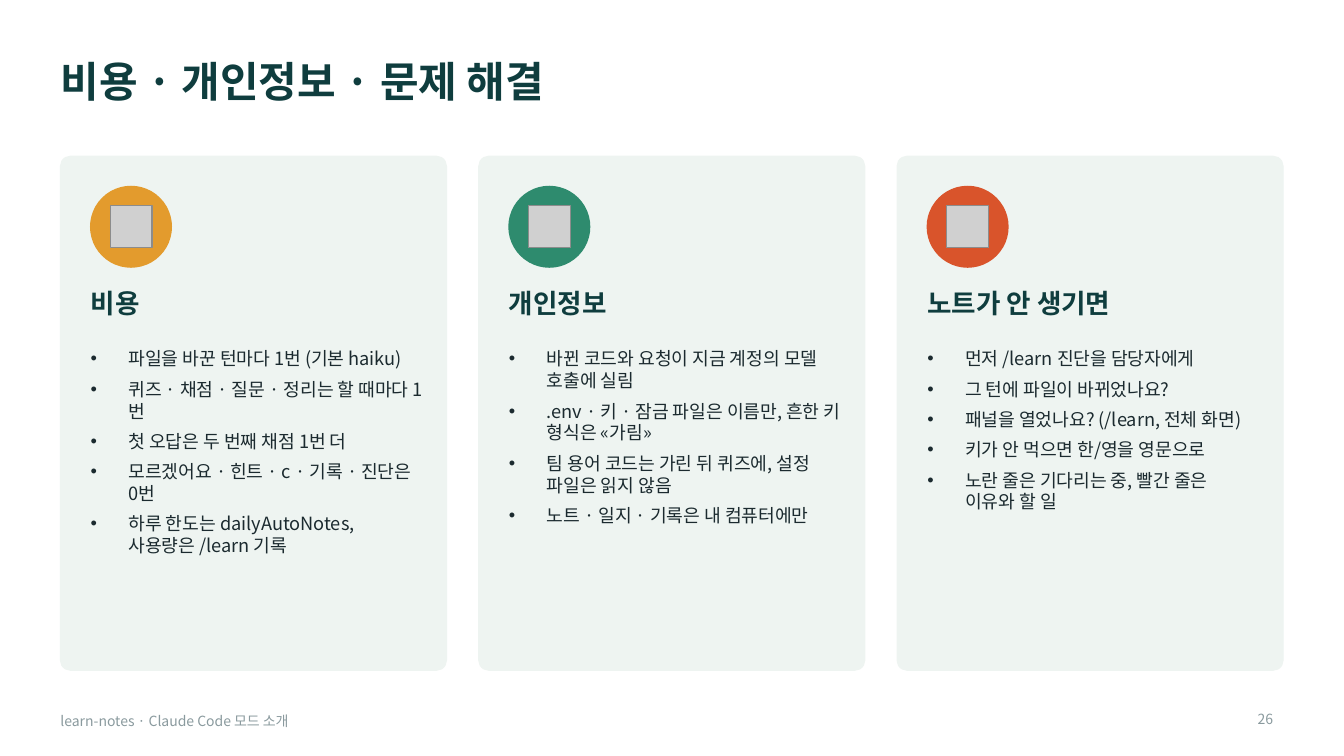
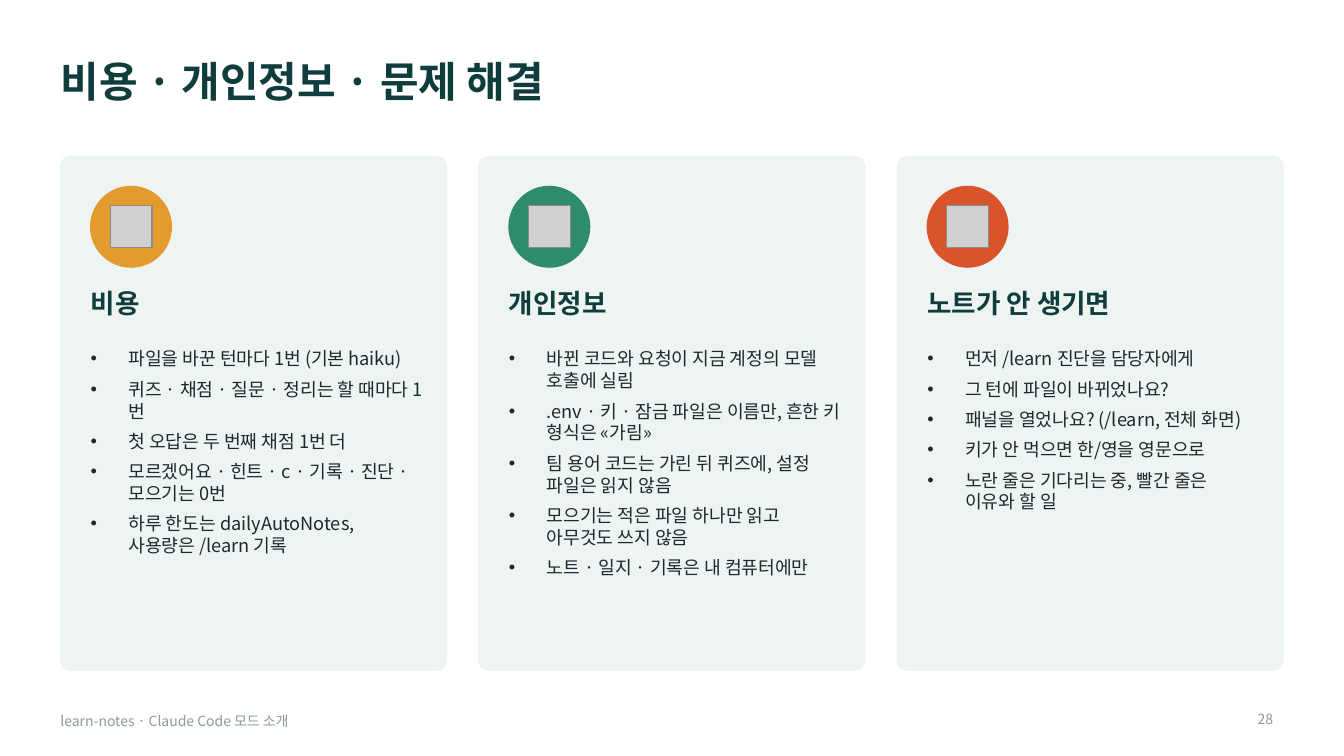
Before and after one commit to Owen-YC/learn-notes, a slide deck: slide 28 of docs/team/learn-notes-intro.pptx (slide 26 before the commit). Drawn at 1344x756 pixels with LibreOffice and Linux fonts; fonts in the diff are those of the drawing; grey boxes stand for pictures. Boxes give left, top, right and bottom in pixels: in the first picture for what was removed or moved away, otherwise in the second. Text is boxed around its words. In the diff, an @@ line names an element or a change of style, - is before the commit and + after.

```diff
--- a/docs/team/learn-notes-intro.pptx
+++ b/docs/team/learn-notes-intro.pptx
@@ text at (128,463,394,502): text changed @@
-• 모르겠어요 · 힌트 · c · 기록 · 진단은 0번
+• 모르겠어요 · 힌트 · c · 기록 · 진단 · 모으기는 0번
@@ text at (547,507,780,546): paragraph added @@
+• 모으기는 적은 파일 하나만 읽고 아무것도 쓰지 않음
```
Also in this commit, not shown: 16 other slides changed, 2 slides added, 22 other files.
